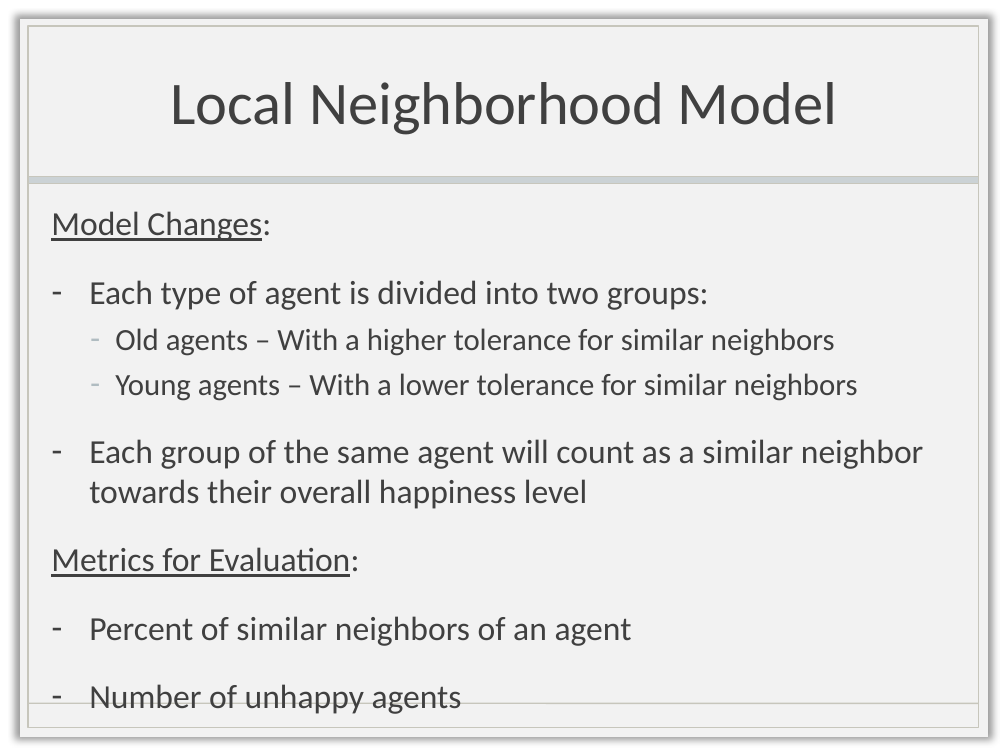
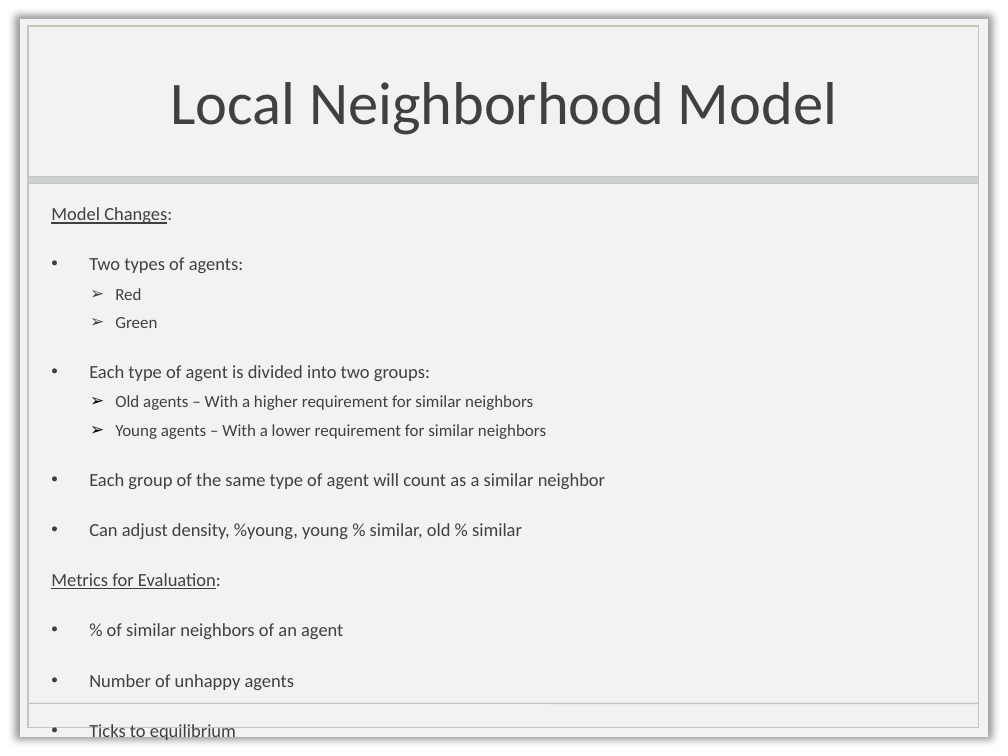
Before and after one commit to chathika/CAP6675HW2, a slide deck: slide 3 of CAP6675_HW2_Presentation.pptx. Drawn at 1008x756 pixels with LibreOffice and Linux fonts; fonts in the diff are those of the drawing; background and template pictures are left out. Boxes give left, top, right and bottom in pixels: in the first picture for what was removed or moved away, otherwise in the second. Text is boxed around its words. In the diff, an @@ line names an element or a change of style, - is before the commit and + after.

Commit message:
Changes to local model
density

```diff
--- a/CAP6675_HW2_Presentation.pptx
+++ b/CAP6675_HW2_Presentation.pptx
@@ text at [51,207,605,690]: paragraph added @@
+• Ticks to equilibrium
@@ text at [51,207,430,690]: size 24 to 13.2 pt in "Model Changes:", "Each type of agent is divided into ...", "Metrics for Evaluation:", "Number of unhappy agents"; bullet - to • @@
@@ text at [89,257,243,328]: paragraphs added @@
+• Two types of agents:
+  ➢ Red
+  ➢ Green
@@ text at [89,395,605,539]: text changed; size 22 to 13.2 pt @@
-  – Old agents – With a higher tolerance for similar neighbors
-  – Young agents – With a lower tolerance for similar neighbors
-– Each group of the same agent will count as a similar neighbor towards their overall happiness level
+  ➢ Old agents – With a higher requirement for similar neighbors
+  ➢ Young agents – With a lower requirement for similar neighbors
+• Each group of the same type of agent will count as a similar neighbor
+• Can adjust density, %young, young % similar, old % similar
@@ text at [107,623,343,639]: text changed; size 24 to 13.2 pt @@
-– Percent of similar neighbors of an agent
+• % of similar neighbors of an agent
```
Also in this commit, not shown: 5 other slides changed.
